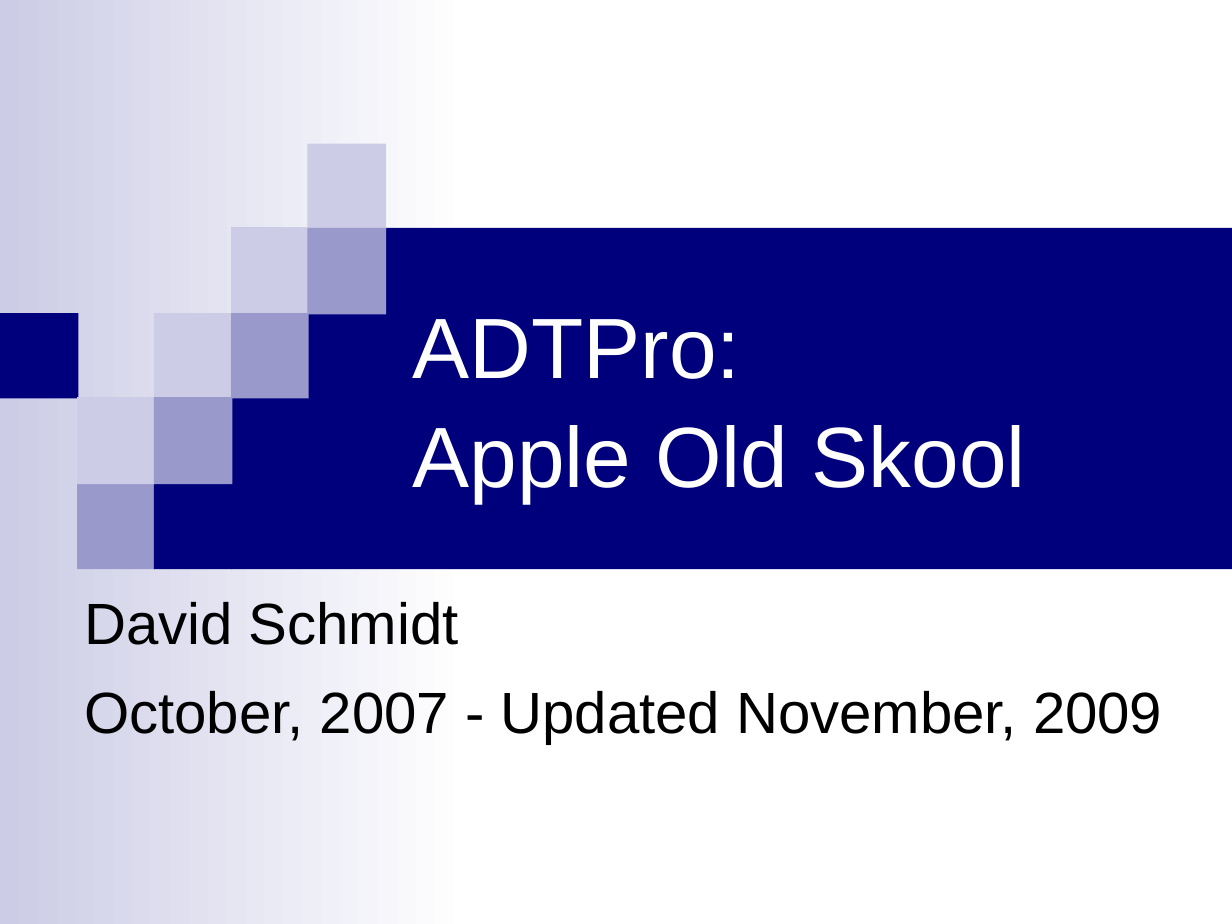
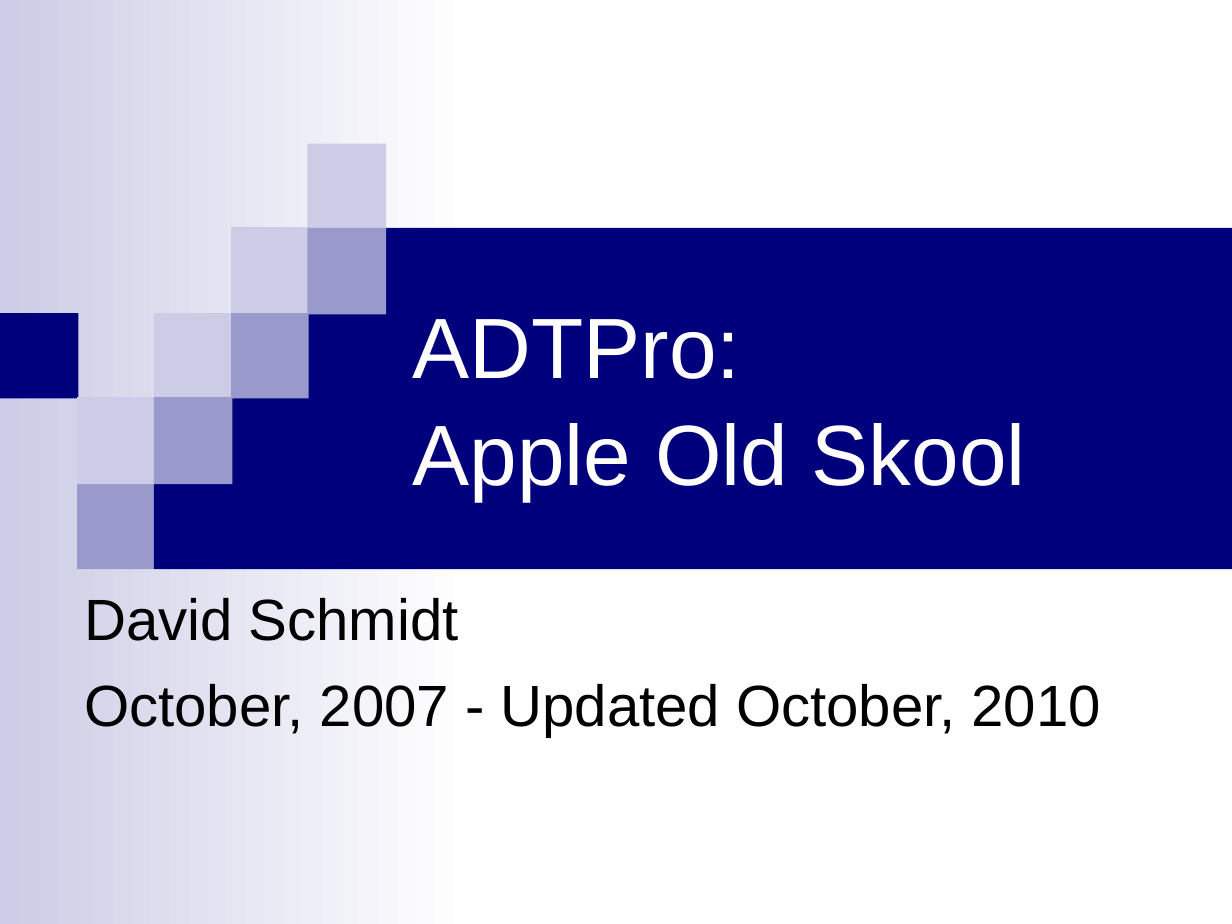
Before and after one commit to knghtbrd/adtpro, a slide deck: slide 1 of doc/src/site/resources/ADTProIntro.odp. Drawn at 1232x924 pixels with LibreOffice and Linux fonts; fonts in the diff are those of the drawing. Boxes give left, top, right and bottom in pixels: in the first picture for what was removed or moved away, otherwise in the second. Text is boxed around its words. In the diff, an @@ line names an element or a change of style, - is before the commit and + after.

```diff
--- a/doc/src/site/resources/ADTProIntro.odp
+++ b/doc/src/site/resources/ADTProIntro.odp
@@ title "ADTPro: Apple Old Skool" at [413,319,1026,500]: line spacing 1.07 to 1.05 @@
@@ subtitle at [84,598,459,641]: line spacing 1.07 to 1.02 @@
@@ subtitle at [84,684,1101,737]: text changed @@
-October, 2007 - Updated November, 2009
+October, 2007 - Updated October, 2010
```
Also in this commit, not shown: 12 other slides changed, 2 slides added, 1 slide removed, 2 other files.
